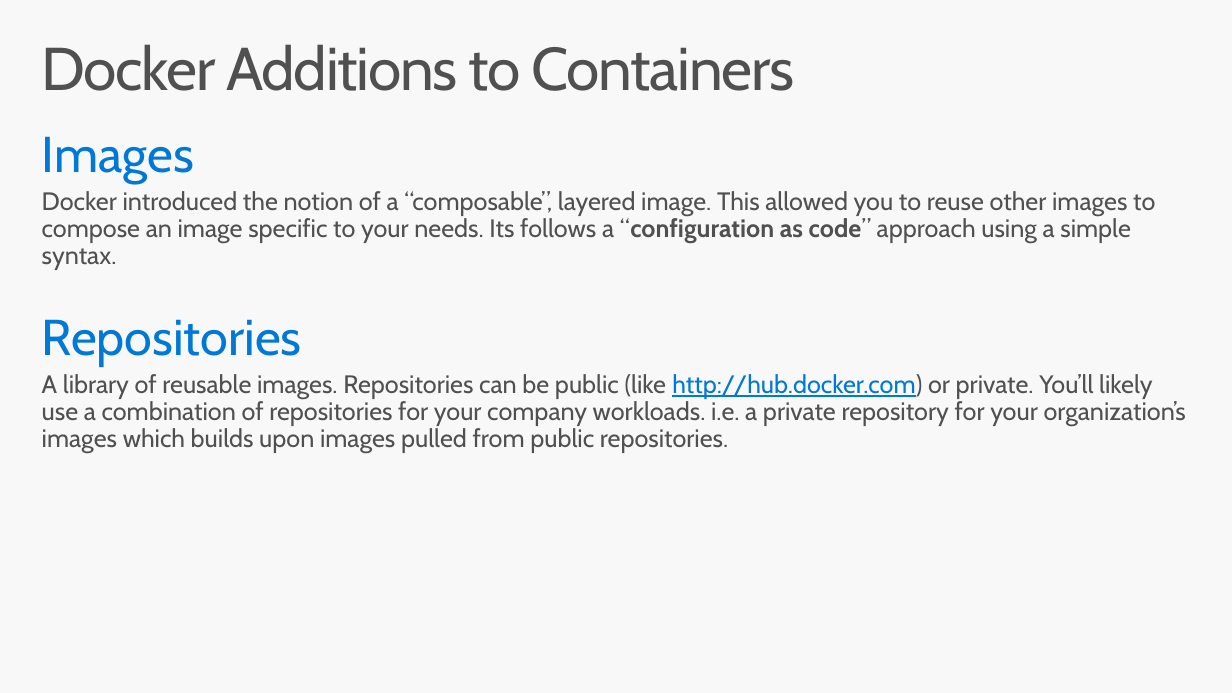
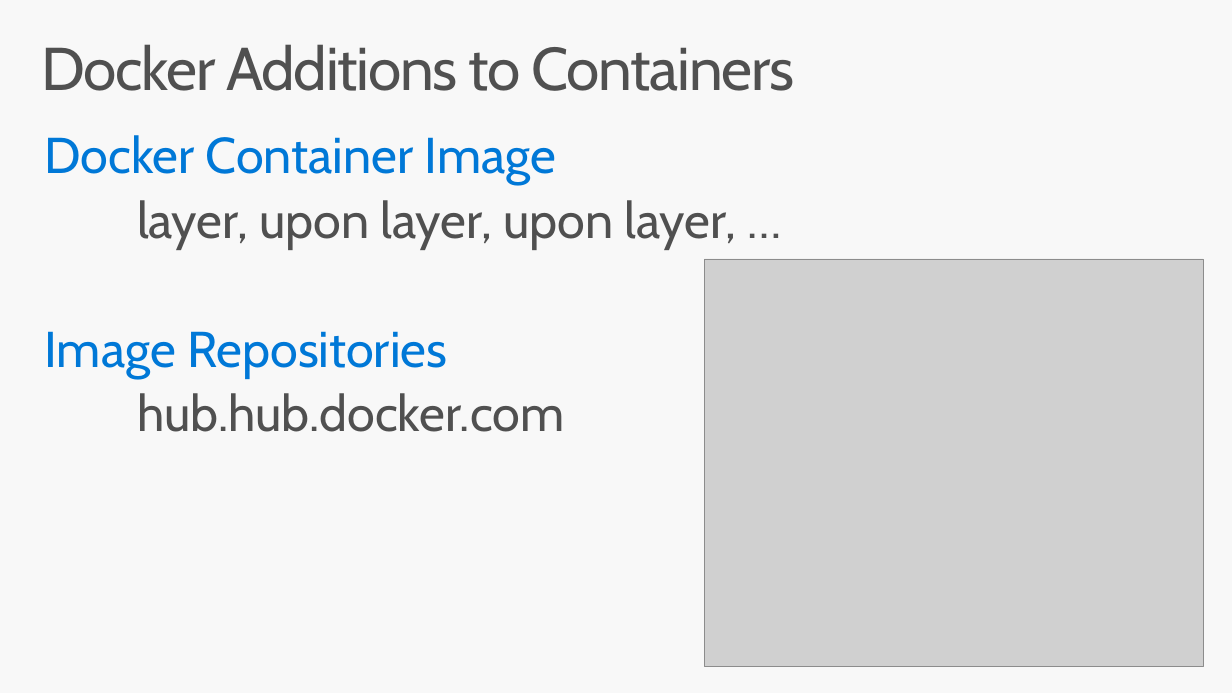
Before and after one commit to brentstineman/PersonalStuff, a slide deck: slide 5 of Presentations/ContainersForWindowsDevs.pptx. Drawn at 1232x693 pixels with LibreOffice and Linux fonts; fonts in the diff are those of the drawing; grey boxes stand for pictures. Boxes give left, top, right and bottom in pixels: in the first picture for what was removed or moved away, otherwise in the second. Text is boxed around its words. In the diff, an @@ line names an element or a change of style, - is before the commit and + after.

```diff
--- a/Presentations/ContainersForWindowsDevs.pptx
+++ b/Presentations/ContainersForWindowsDevs.pptx
@@ text at (45, 135, 736, 432): text changed; size 20 to 40 pt @@
-Images
-Docker introduced the notion of a “composable”, layered image. This allowed you to reuse other images to compose an image specific to your needs. Its follows a “configuration as code” approach using a simple syntax.
-Repositories
-A library of reusable images. Repositories can be public (like http://hub.docker.com) or private. You’ll likely use a combination of repositories for your company workloads. i.e. a private repository for your organization’s images which builds upon images pulled from public repositories.
+Docker Container Image
+layer, upon layer, upon layer, …
+Image Repositories
+hub.hub.docker.com
@@ picture added at (705, 259, 1204, 667) @@
```
Also in this commit, not shown: 6 other slides changed.
